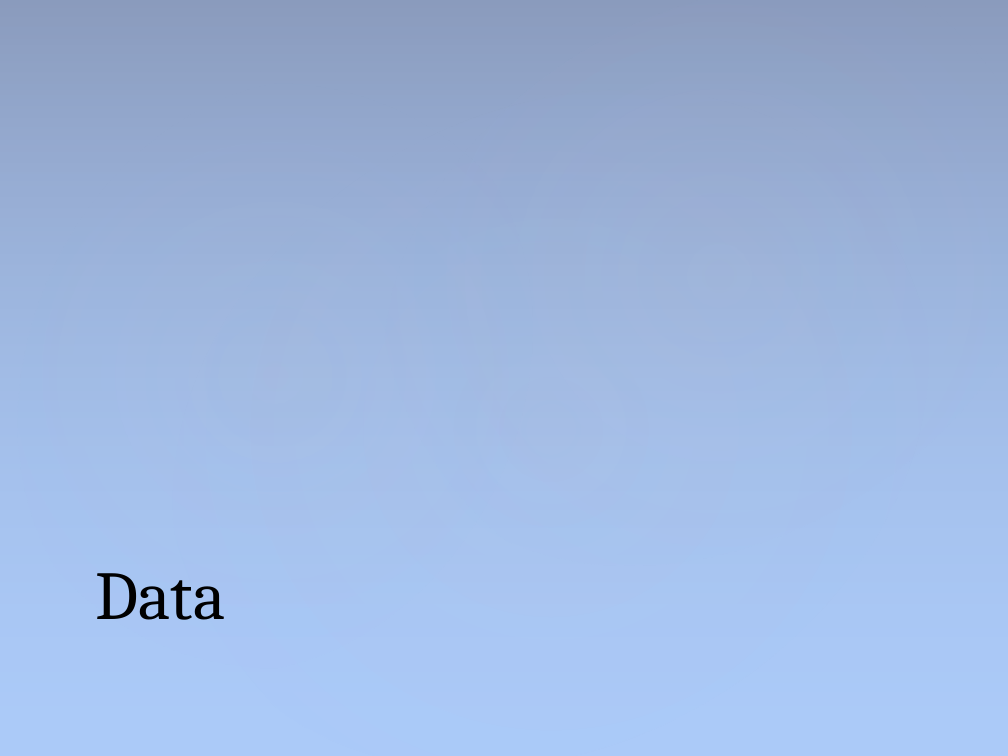
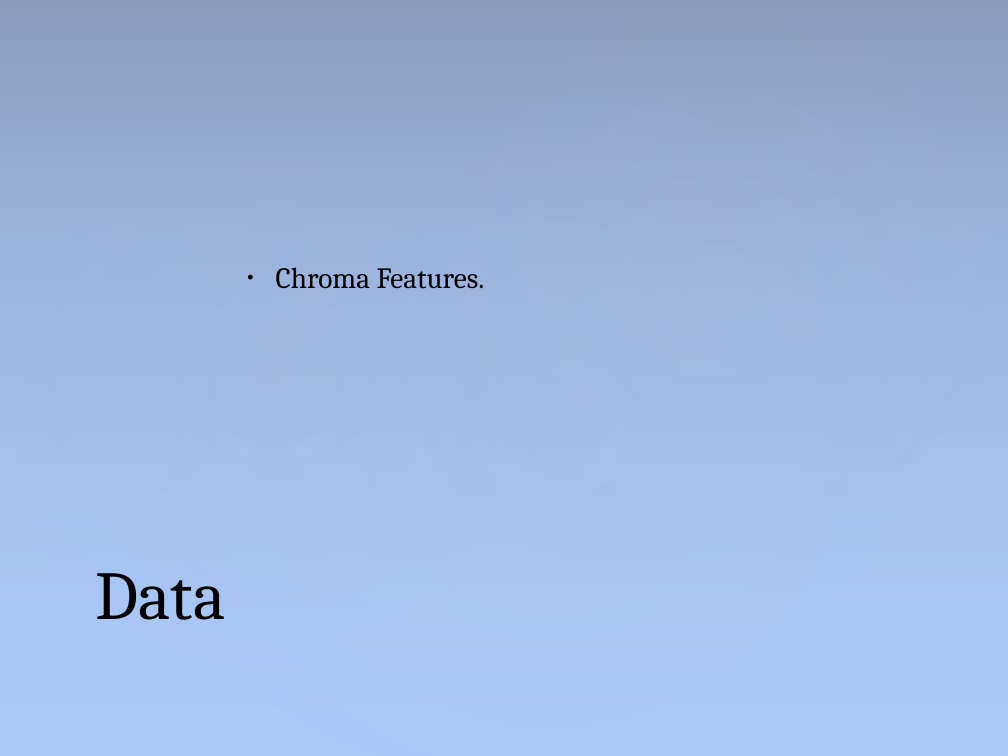
Before and after one commit to sam-lev/Classifications-Of-Songs-via-Homology-of-Chroma-Features, a slide deck: slide 6 of project/presentation/PresentationPowerPoint.pptx. Drawn at 1008x756 pixels with LibreOffice and Linux fonts; fonts in the diff are those of the drawing. Boxes give left, top, right and bottom in pixels: in the first picture for what was removed or moved away, otherwise in the second. Text is boxed around its words. In the diff, an @@ line names an element or a change of style, - is before the commit and + after.

```diff
--- a/project/presentation/PresentationPowerPoint.pptx
+++ b/project/presentation/PresentationPowerPoint.pptx
@@ text added at (276, 267, 485, 289), 21 pt, text #000000 @@
+• Chroma Features.
```
Also in this commit, not shown: 4 other slides changed, 7 slides added, 5 slides removed, 3 other files.
